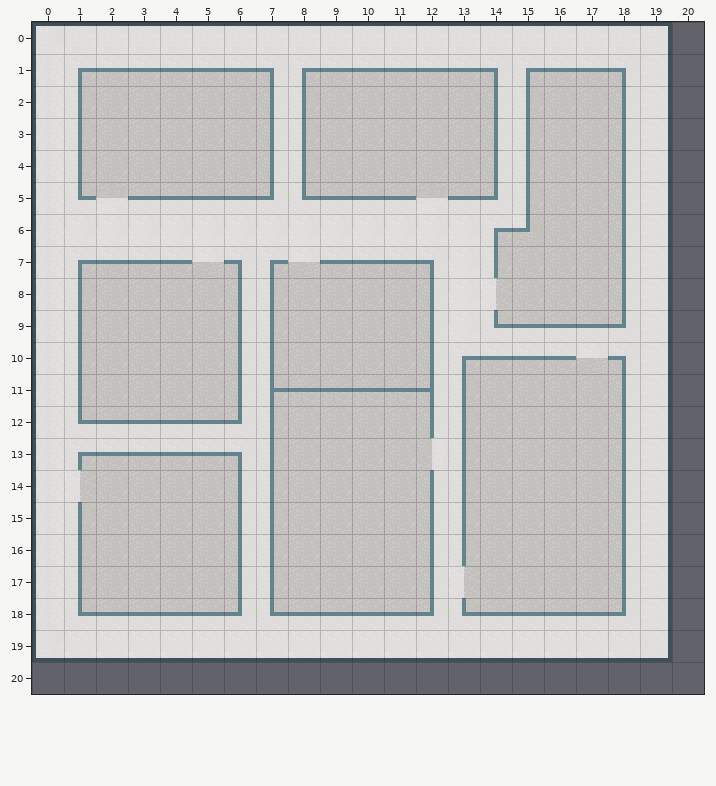
Level history. Tiled map: res/floor2.tmx. This is how it looked before the edit.
Cells are 32x32 px. Shown: x 0..20, y 0..20.
After the commit:
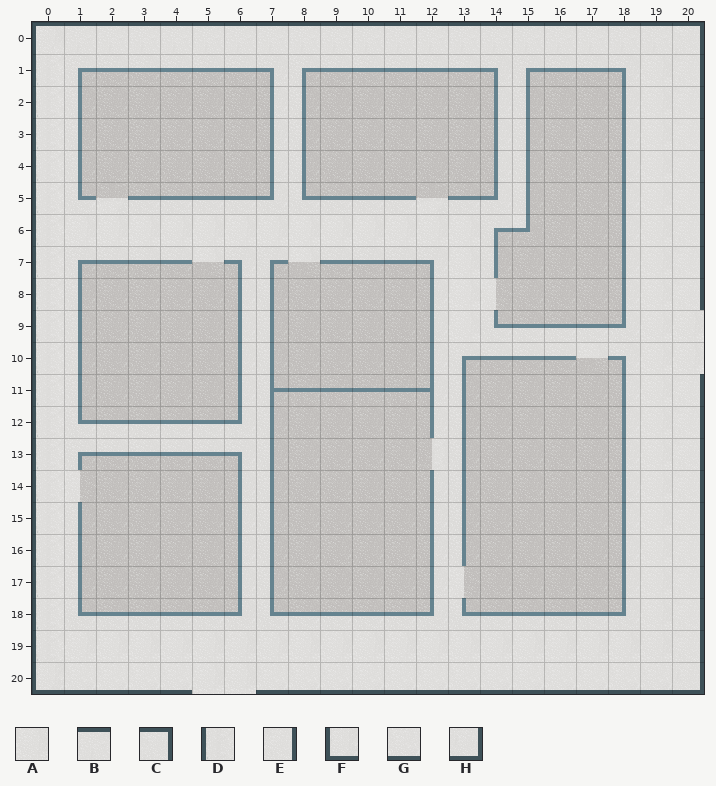
Key: from "Classroom": A 14; from "Walls": B 1, C 2, D 4, E 6, F 8, G 9, H 10.
_ is an empty cell.
The exact change:
Layer "Tile Layer 1":
y 0: x 19..20 C_ -> BC
y 1..8: x 19..20 E_ -> AE
y 9..10: x 19..20 E_ -> AA
y 11..18: x 19..20 E_ -> AE
y 19: x 0..20 FGGGGGGGGGGGGGGGGGGH_ -> DAAAAAAAAAAAAAAAAAAAE
y 20: x 0..20 _____________________ -> FGGGGAAGGGGGGGGGGGGGH
Changed places in both pictures, as pixel boxes (x1, y1, x2, y2):
changed: (32, 22, 704, 694)
